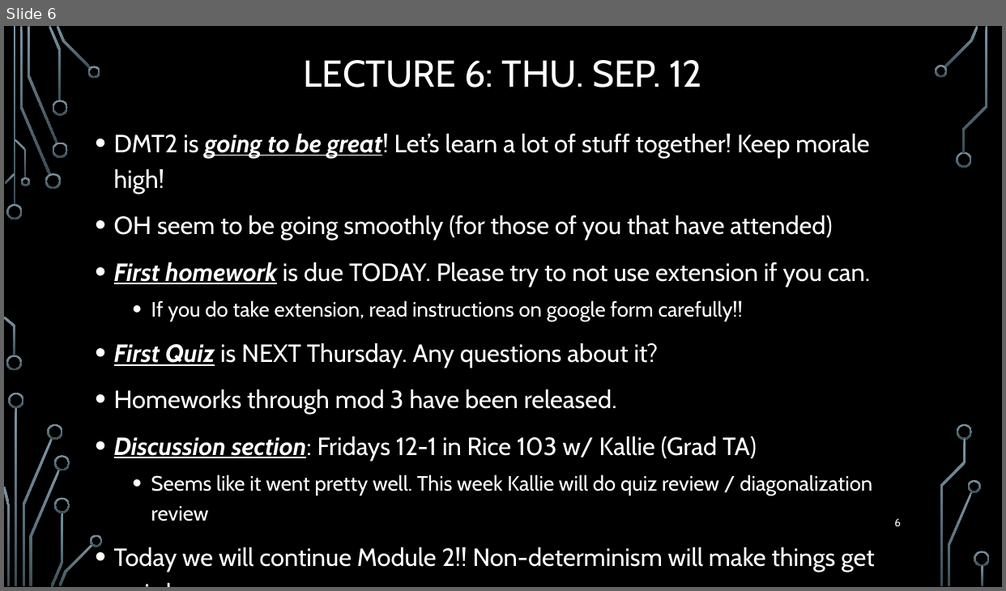
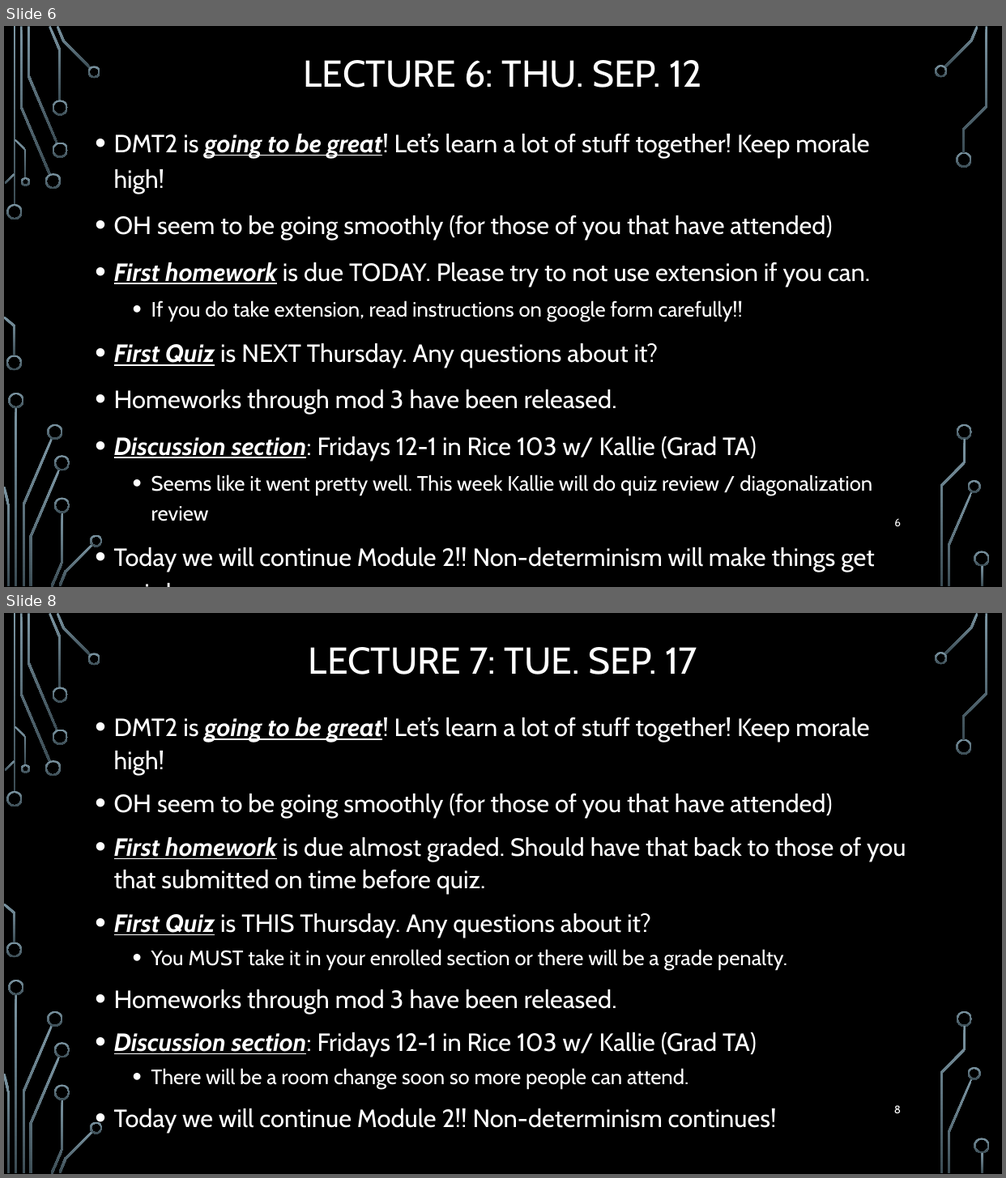
Before and after one commit to markfloryan/dmt2, a slide deck: slides/00-DailyAnnouncements.pptx. Shown one above the other, each under a label of ours: slide 6 before the commit, slides 6 and 8 after it; the slides between them are not shown. The pictures are 1006x591 and 1006x1178 pixels, drawn with LibreOffice and Linux fonts; fonts in the diff are those of the drawing; background and template pictures are left out. Boxes give left, top, right and bottom in pixels: in the first picture for what was removed or moved away, otherwise in the second. Text is boxed around its words. In the diff, an @@ line names an element or a change of style, - is before the commit and + after.

```diff
--- a/slides/00-DailyAnnouncements.pptx
+++ b/slides/00-DailyAnnouncements.pptx
@@ slide 8 added at (4, 613, 1002, 1174), background picture (left out); not listed: 36 template elements that a slide beside it also shows @@
@@ title added at (309, 647, 697, 675), 36 pt, text #FFFFFF @@
+LECTURE 7: TUE. SEP. 17
@@ text added at (114, 717, 906, 1133), 24 pt, text #FFFFFF @@
+• DMT2 is going to be great! Let’s learn a lot of stuff together! Keep morale high!
+• OH seem to be going smoothly (for those of you that have attended)
+• First homework is due almost graded. Should have that back to those of you that submitted on time before quiz.
+• First Quiz is THIS Thursday. Any questions about it?
+  • You MUST take it in your enrolled section or there will be a grade penalty.
+• Homeworks through mod 3 have been released.
+• Discussion section: Fridays 12-1 in Rice 103 w/ Kallie (Grad TA)
+  • There will be a room change soon so more people can attend.
+• Today we will continue Module 2!! Non-determinism continues!
@@ page number added at (894, 1105, 901, 1114), 10.5 pt, text #FFFFFF @@
+8
```
Also in this commit, not shown: 1 other slide added.
